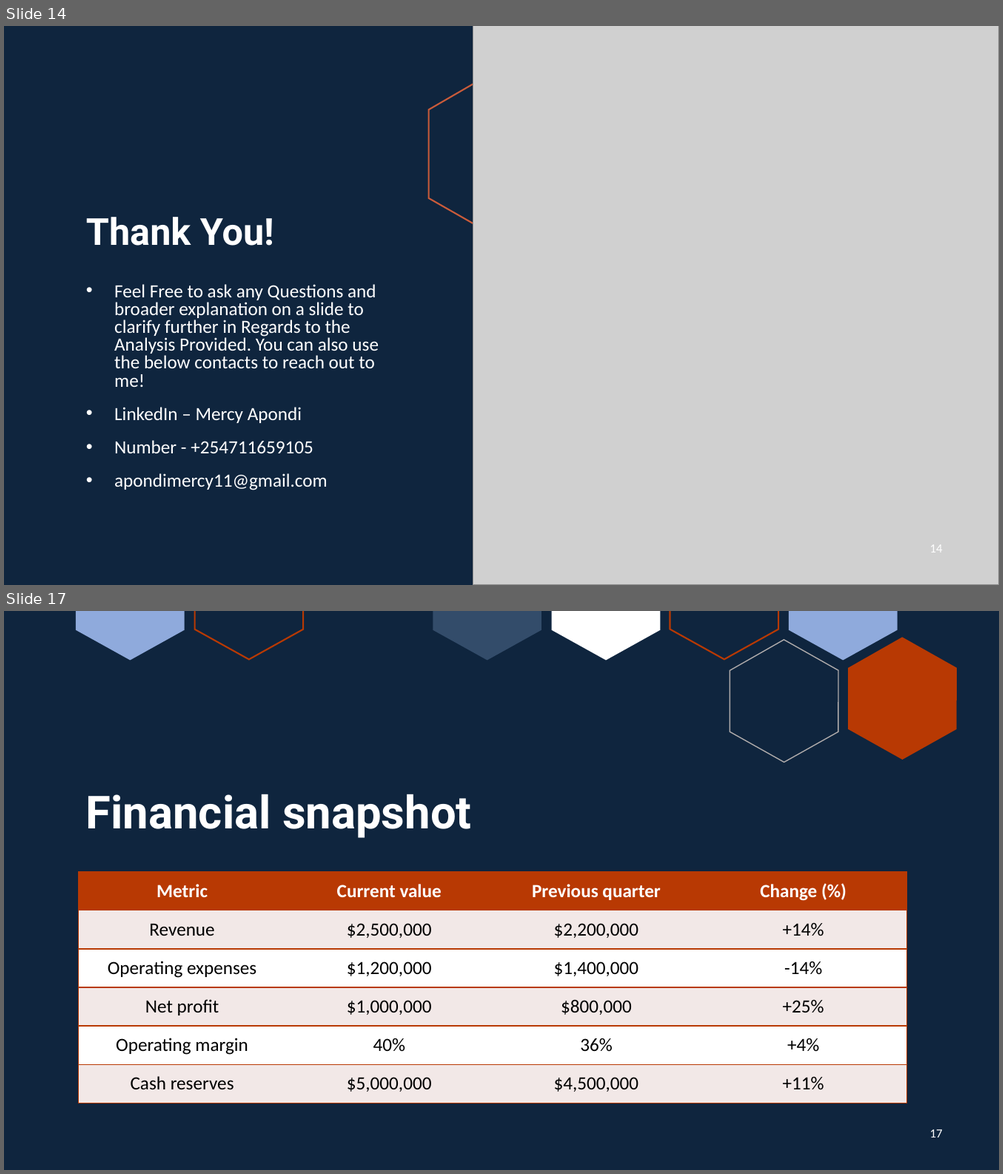
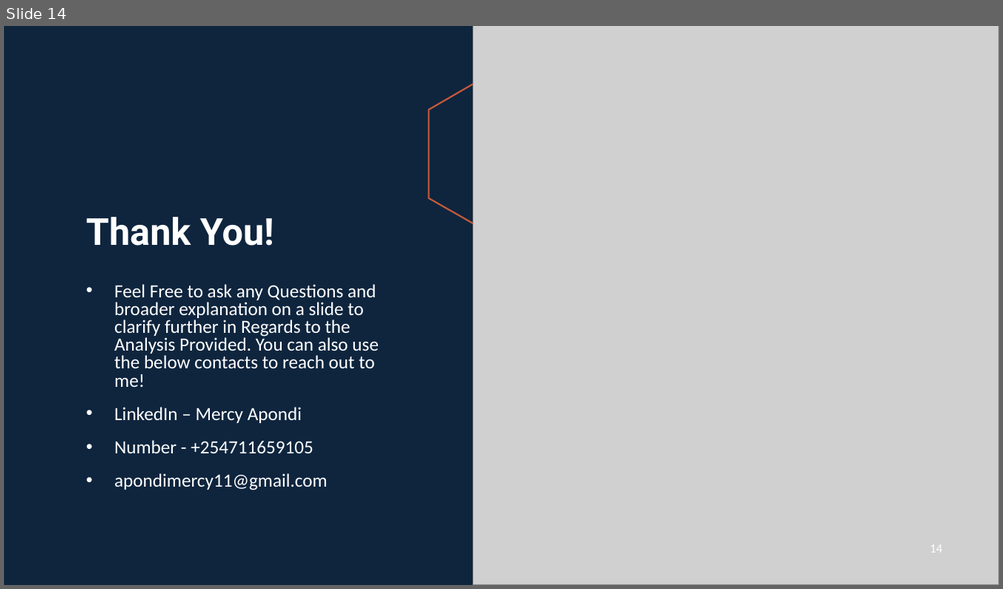
Before and after one commit to Apondi9911/New-Aviation-Fleet-Acquisition-Risk-Analysis, a slide deck: PresentationSlides/New Aviation Fleet Acquisition Risk Analysis.pptx. Shown one above the other, each under a label of ours: slides 14 and 17 before the commit, slide 14 after it; the slides between them are not shown. The pictures are 1003x1174 and 1003x589 pixels, drawn with LibreOffice and Linux fonts; fonts in the diff are those of the drawing; grey boxes stand for pictures. Boxes give left, top, right and bottom in pixels: in the first picture for what was removed or moved away, otherwise in the second. Text is boxed around its words. In the diff, an @@ line names an element or a change of style, - is before the commit and + after.

```diff
--- a/PresentationSlides/New Aviation Fleet Acquisition Risk Analysis.pptx
+++ b/PresentationSlides/New Aviation Fleet Acquisition Risk Analysis.pptx
@@ slide 17 removed at <box>4,611,999,1170</box>, background #0F253E @@
@@ freeform shape removed at <box>76,611,184,661</box> @@
@@ freeform shape removed at <box>195,611,303,660</box> @@
@@ freeform shape removed at <box>433,611,541,661</box> @@
@@ freeform shape removed at <box>552,611,660,661</box> @@
@@ freeform shape removed at <box>669,611,778,660</box> @@
@@ freeform shape removed at <box>789,611,897,661</box> @@
@@ freeform shape removed at <box>730,639,839,762</box> @@
@@ freeform shape removed at <box>848,637,957,760</box> @@
@@ title removed at <box>86,794,472,838</box> @@
-Financial snapshot
@@ table removed at <box>79,872,905,1103</box>, 6 rows, 4 columns @@
-Metric | Current value | Previous quarter | Change (%)
-Revenue | $2,500,000 | $2,200,000 | +14%
-Operating expenses | $1,200,000 | $1,400,000 | -14%
-Net profit | $1,000,000 | $800,000 | +25%
-Operating margin | 40% | 36% | +4%
-Cash reserves | $5,000,000 | $4,500,000 | +11%
@@ page number removed at <box>930,1130,942,1138</box> @@
-17
```
Also in this commit, not shown: 5 other slides removed, 10 other files.
